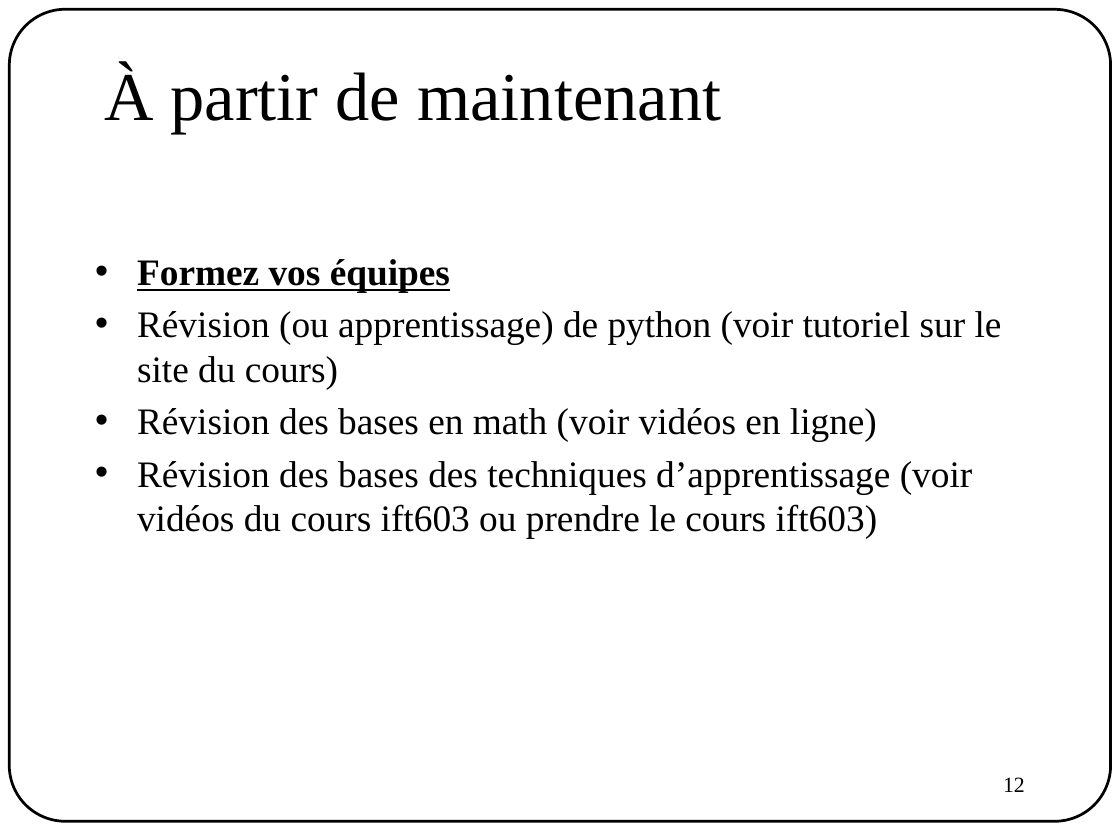
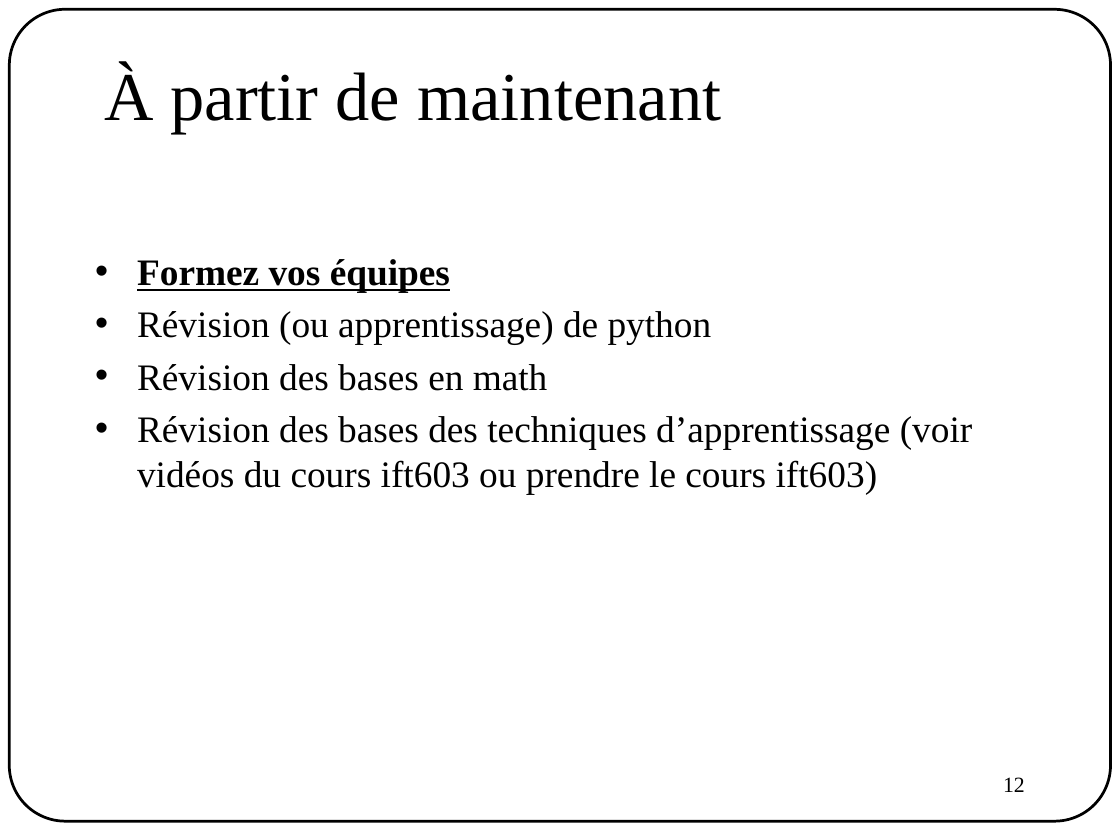
Before and after one commit to AntoineTheb/AntoineTheb.github.io, a slide deck: slide 12 of files/ift780/00_presentation.pptx. Drawn at 1120x840 pixels with LibreOffice and Linux fonts; fonts in the diff are those of the drawing. Boxes give left, top, right and bottom in pixels: in the first picture for what was removed or moved away, otherwise in the second. Text is boxed around its words. In the diff, an @@ line names an element or a change of style, - is before the commit and + after.

```diff
--- a/files/ift780/00_presentation.pptx
+++ b/files/ift780/00_presentation.pptx
@@ text at (137,311,712,391): text changed @@
-• Révision (ou apprentissage) de python (voir tutoriel sur le site du cours)
-• Révision des bases en math (voir vidéos en ligne)
+• Révision (ou apprentissage) de python
+• Révision des bases en math
```
Also in this commit, not shown: 6 other slides changed, 4 other files.
